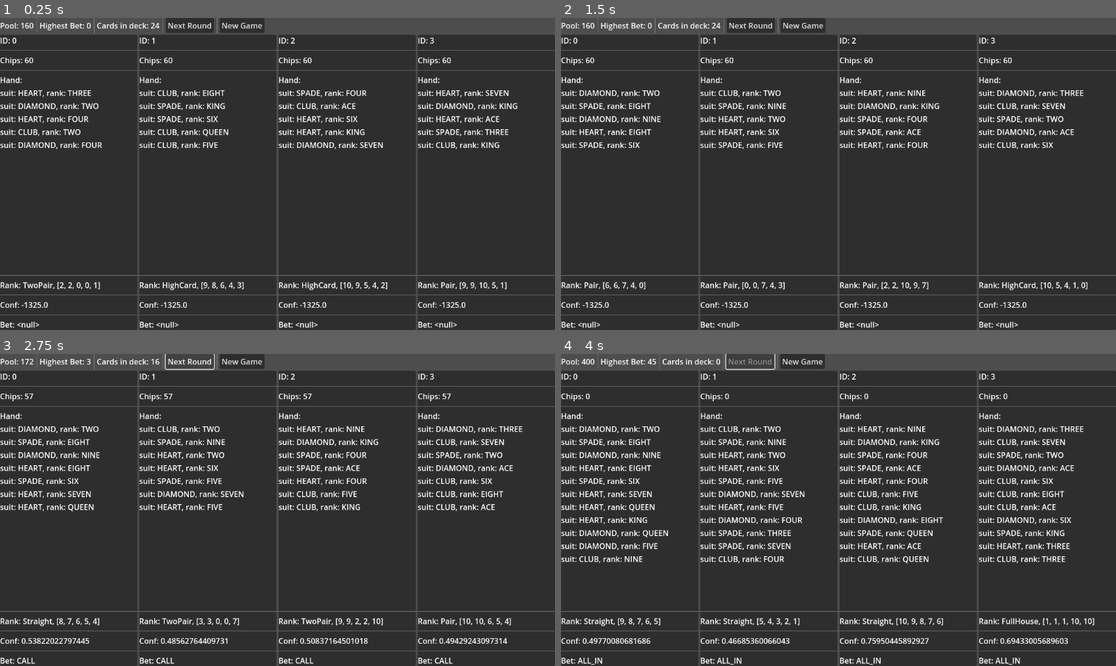
Above: before the commit, frames 1-4 (two rows, left to right).
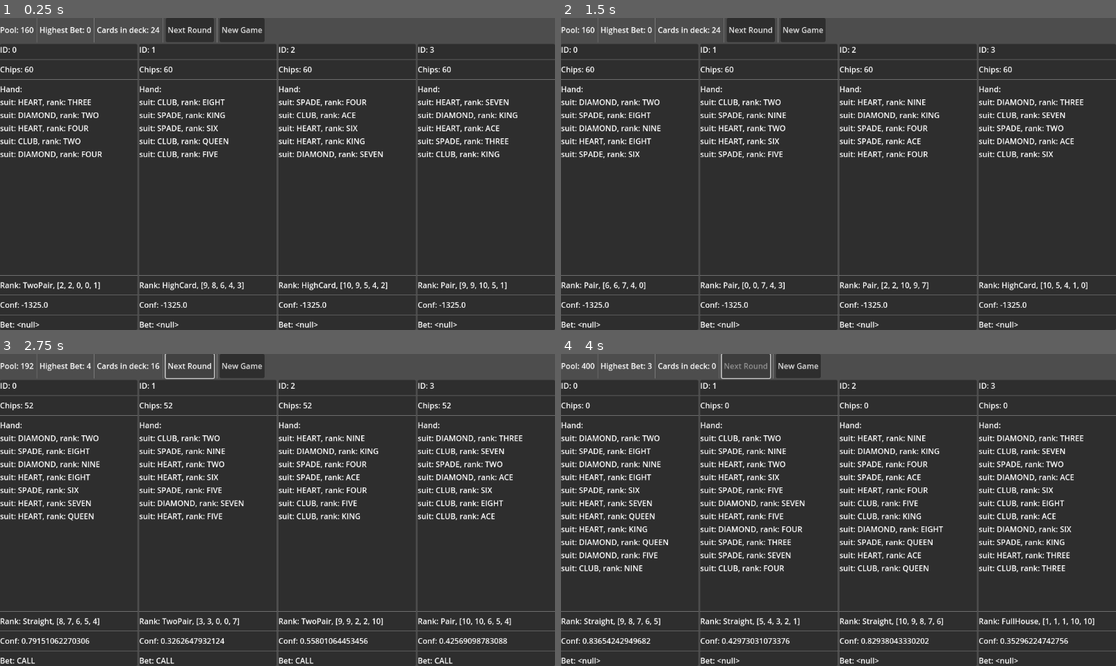
Above: after the commit, the same moments.

Repository: tofimega/ghost-poker
Game: Godot game, scene res://scenes/debug_frontend/debug_frontend.tscn
Same seed, same stepped clock (60 frames per second), same inputs: the game is played once before the commit and once after it.
Inputs:
- Up to frame 1 (0.25 s): no input
- Up to frame 2 (1.5 s): click "New Game" at 0.5 s; click "New Game" at 1.25 s
- Up to frame 3 (2.75 s): click "Next Round" at 2 s
- Up to frame 4 (4 s): click "Next Round" at 2.75 s; click "Next Round" at 3.5 s

The runs differ from the first frame. In frame 1, 11% of the frame differs, in the area x 0-100%, y 1-45%; in frame 2, 11%; in frame 3, 13%; in frame 4, 19%, in the area x 0-100%, y 0-100%.

Commit message:
user player skeleton

Diff:
--- a/project.godot
+++ b/project.godot
@@ -19,6 +19,7 @@
 
 PokerEngine="*res://scripts/poker_engine.gd"
 Logger="*res://scripts/logger.gd"
+FrontendManager="*res://scripts/frontend_manager.gd"
 
 [rendering]
 
--- a/scenes/debug_frontend/debug_frontend.gd
+++ b/scenes/debug_frontend/debug_frontend.gd
@@ -14,21 +14,24 @@
 
 func _ready():
 	PokerEngine.game_start.connect(func(): get_tree().reload_current_scene())
-	PokerEngine.game_over.connect(func(a,b): next_round.disabled=true)
+	PokerEngine.game_over.connect(func(a,b): next_round.disabled=true, CONNECT_DEFERRED)
+	PokerEngine.game_over.connect(func(a,b): _update(), CONNECT_DEFERRED)
+	PokerEngine.next_round.connect(func(): next_round.disabled=true, CONNECT_DEFERRED)
+	PokerEngine.round_over.connect(func(): next_round.disabled=false, CONNECT_DEFERRED)
+	PokerEngine.round_over.connect(_update, CONNECT_DEFERRED)
 
 	for i in PokerEngine.PLAYER_COUNT:
 		var player_status: PlayerStatus= PLAYER_STATUS.instantiate()
 		player_status.player_id=i
 		players.add_child(player_status)
+
+
+	_update()
+
+func _update():
 	pool.text="Pool: "+str(PokerEngine.pool)
 	deck.text="Cards in deck: "+str(PokerEngine.deck.size())
 	h_ighest_bet.text="Highest Bet: "+str(PokerEngine.highest_bet)
-	PokerEngine.next_round.connect(func():
-		pool.text="Pool: "+str(PokerEngine.pool)
-		deck.text="Cards in deck: "+str(PokerEngine.deck.size())
-		h_ighest_bet.text="Highest Bet: "+str(PokerEngine.highest_bet))
-
-
 
 func _on_button_pressed() -> void:
 	PokerEngine.start_next_round()
--- a/scenes/debug_frontend/debug_frontend.tscn
+++ b/scenes/debug_frontend/debug_frontend.tscn
@@ -13,6 +13,7 @@
 script = ExtResource("1_f0kku")
 
 [node name="HBoxContainer" type="HBoxContainer" parent="."]
+custom_minimum_size = Vector2(0, 50)
 layout_mode = 2
 
 [node name="Pool" type="Label" parent="HBoxContainer"]
--- a/scenes/debug_frontend/player_status/player_status.gd
+++ b/scenes/debug_frontend/player_status/player_status.gd
@@ -15,7 +15,7 @@
 
 func _ready():
 	player=PokerEngine.get_player(player_id)
-	PokerEngine.next_round.connect(_fetch_player_data, CONNECT_DEFERRED)
+	PokerEngine.round_over.connect(_fetch_player_data, CONNECT_DEFERRED)
 	PokerEngine.game_over.connect(func(a,b): _fetch_player_data(), CONNECT_DEFERRED)
 	_fetch_player_data()
 
--- /dev/null
+++ b/scenes/user_input/user_input.gd
@@ -0,0 +1,14 @@
+class_name UserInput
+extends Control
+
+signal user_bet(bet: PlayerController.Bet)
+
+
+var player_id: int
+
+var enabled: bool:
+	set(e):
+		enabled=e #TODO: enable/disable all ui elements
+
+#TODO: select bet type, amount via interface
+#TODO: bet and fold buttons
--- /dev/null
+++ b/scenes/user_input/user_input.tscn
@@ -0,0 +1,12 @@
+[gd_scene load_steps=2 format=3 uid="uid://n2sehur5a576"]
+
+[ext_resource type="Script" uid="uid://bc2fsea0bt042" path="res://scenes/user_input/user_input.gd" id="1_ikf2b"]
+
+[node name="UserInput" type="Control"]
+layout_mode = 3
+anchors_preset = 15
+anchor_right = 1.0
+anchor_bottom = 1.0
+grow_horizontal = 2
+grow_vertical = 2
+script = ExtResource("1_ikf2b")
--- /dev/null
+++ b/scripts/frontend_manager.gd
@@ -0,0 +1,17 @@
+extends Node
+
+
+
+
+signal user_player_added(id: int)
+
+var interfaces: Dictionary[int, UserInput]={} # player id, player Interface
+
+const UI_PACKED: PackedScene = preload("res://scenes/user_input/user_input.tscn")
+
+func add_user_player_interface(id: int) -> UserInput:
+	var player_input: UserInput = UI_PACKED.instantiate()
+	player_input.player_id=id
+#TODO: add it to screen
+	interfaces[id] = player_input
+	return player_input
--- a/scripts/player.gd
+++ b/scripts/player.gd
@@ -18,7 +18,6 @@
 var controller: PlayerController = PlayerController.new(self)
 
 
-
 func _notification(what: int) -> void:
 	match what:
 		NOTIFICATION_PREDELETE:
@@ -29,11 +28,11 @@
 
 
 @warning_ignore("shadowed_variable")
-func bet()-> PlayerController.Bet:
-	if !in_game: return null
-	var bet: PlayerController.Bet = controller.my_turn()
-	return bet
+func bet()-> void:
+	if !in_game: pass
+	controller.my_turn()
+
 
 func fold()->void:
 	in_game=false
-	PokerEngine.player_out.emit(self)
+	PokerEngine.player_out.emit(id)
--- a/scripts/player_controller/player_controller.gd
+++ b/scripts/player_controller/player_controller.gd
@@ -111,8 +111,8 @@
 var conf_last_turn: float = -1325
 
 var forced_all_in: bool = false
-func my_turn() -> Bet:
-	if player == null or !player.in_game: return null
+func my_turn() -> void:
+	if player == null or !player.in_game: pass
 	forced_all_in=false
 	Logger.log_text("PLAYER "+str(player.id)+"'S TURN!" + " (chips: "+str(player.chips)+")")
 	Logger.log_text(" ")
@@ -125,16 +125,16 @@
 	Logger.log_text("player "+str(player.id)+" considers going ALL IN... "+" (threshold: " + str(ALL_IN_THRESHOLD) + ")")
 	if confidence >= ALL_IN_THRESHOLD:
 		Logger.log_text("player "+str(player.id)+" goes ALL IN!")
-		return Bet.new(player.chips, Bet.Type.ALL_IN)
+		PokerEngine.player_bet.emit(player.id, Bet.new(player.chips, Bet.Type.ALL_IN))
 
 	if player.chips <= PokerEngine.highest_bet or player.chips==0:
 		Logger.log_text("player "+str(player.id)+" has insufficient chips, considering going ALL IN... "+ "(threshold: " + str(CALL_THRESHOLD*FORCED_ALL_IN_MULT) + ")")
 		if confidence >= CALL_THRESHOLD*FORCED_ALL_IN_MULT:
 			Logger.log_text("player "+str(player.id)+" goes ALL IN!")
 			forced_all_in=true
-			return Bet.new(player.chips, Bet.Type.ALL_IN)
+			PokerEngine.player_bet.emit(player.id, Bet.new(player.chips, Bet.Type.ALL_IN))
 		Logger.log_text("player "+str(player.id)+" FOLDS!")
-		return Bet.new(0, Bet.Type.FOLD)
+		PokerEngine.player_bet.emit(player.id, Bet.new(0, Bet.Type.FOLD))
 
 
 	Logger.log_text("player "+str(player.id)+" considers RAISING... "+" (threshold: " + str(RAISE_THRESHOLD) + ")")
@@ -145,17 +145,17 @@
 			Logger.log_text("player "+str(player.id)+"'s RAISE is more than all their chips, considering going ALL IN... "+ "(threshold: " + str(RAISE_THRESHOLD*FORCED_ALL_IN_MULT) + ")")
 			if confidence >= RAISE_THRESHOLD*FORCED_ALL_IN_MULT:
 				Logger.log_text("player "+str(player.id)+" goes ALL IN!")
-				return Bet.new(amount, Bet.Type.ALL_IN)
+				PokerEngine.player_bet.emit(player.id, Bet.new(amount, Bet.Type.ALL_IN))
 			Logger.log_text("player "+str(player.id)+" CALLS instead!")
-			return Bet.new(PokerEngine.highest_bet, Bet.Type.CALL)
+			PokerEngine.player_bet.emit(player.id, Bet.new(PokerEngine.highest_bet, Bet.Type.CALL))
 
 		Logger.log_text("player "+str(player.id)+" RAISES!")
-		return Bet.new(amount, Bet.Type.RAISE)
+		PokerEngine.player_bet.emit(player.id, Bet.new(amount, Bet.Type.RAISE))
 
 	Logger.log_text("player "+str(player.id)+" considers CALLING... "+" (threshold: " + str(CALL_THRESHOLD) + ")")
 	if confidence >= CALL_THRESHOLD:
 		Logger.log_text("player "+str(player.id)+" CALLS!")
-		return Bet.new(PokerEngine.highest_bet, Bet.Type.CALL)
+		PokerEngine.player_bet.emit(player.id, Bet.new(PokerEngine.highest_bet, Bet.Type.CALL))
 
 	Logger.log_text("player "+str(player.id)+" FOLDS!")
-	return Bet.new(0, Bet.Type.FOLD)
+	PokerEngine.player_bet.emit(player.id, Bet.new(0, Bet.Type.FOLD))
--- /dev/null
+++ b/scripts/player_controller/user_player_controller.gd
@@ -0,0 +1,20 @@
+class_name UserPlayerController
+extends PlayerController
+
+
+
+func _init(player: Player) -> void:
+	super(player)
+	FrontendManager.add_user_player_interface(player.id).user_bet.connect(_send_bet)
+
+
+
+func _send_bet(bet: PlayerController.Bet) -> PlayerController.Bet:
+
+	FrontendManager.interfaces[player.id].enabled=false
+	# send bet
+	PokerEngine.player_bet.emit(player.id, bet)
+	return bet
+
+func my_turn() -> void:
+	FrontendManager.interfaces[player.id].enabled=true
--- a/scripts/poker_engine.gd
+++ b/scripts/poker_engine.gd
@@ -11,10 +11,14 @@
 signal hand_dealt(player: Player)
 signal game_start
 signal next_round
+signal round_over
 signal deck_empty
 @warning_ignore("unused_signal")
-signal player_out(p: Player)
+signal player_out(p: int)
 signal game_over(result: GameState, winner)
+
+signal player_bet(p: int, bet: PlayerController.Bet)
+signal next_player(p: int)
 
 const PLAYER_COUNT: int = 4
 const STARING_HAND_SIZE: int = 5
@@ -32,11 +36,30 @@
 var game_state: GameState=GameState.CLOSED
 var current_turn: int=-1
 
+var current_player: int = -1
+var empty_deck_flag: bool=false
+
 func _ready()->void:
 	_init_game_state()
-	deck_empty.connect(showdown)
-
-
+	deck_empty.connect(func(): empty_deck_flag=true)
+	player_bet.connect(func (p: int, bet: PlayerController.Bet):
+		if p != current_player or !players[p].in_game: return
+		_handle_player_bet(p, bet)
+		_find_next_player()
+		_ask_next_player()
+
+
+		)
+
+func _find_next_player():
+	var id: int = current_player+1
+	id%=players.size()
+	var counter: int = 0
+	while !players[id].in_game and counter<players.size():
+		counter+=1
+		current_player+1
+		id%=players.size()
+	current_player=id
 
 func get_player(id: int)->Player:
 	return players[id]
@@ -100,28 +123,44 @@
 	player_bets.clear()
 	highest_bet = MINIMUM_BET
 	calls_this_turn = 0
-	Logger.log_text("CURRENT TURN: "+str(current_turn))
-
+	current_turn+=1
+	Logger.log_text("CURRENT TURN: " + str(current_turn))
+	Logger.log_text("CARDS IN DECK: "+ str(deck.size()))
+	Logger.log_text("CHIPS IN POOL: "+ str(pool))
+	next_round.emit()
 	for p in players.values():
 		if deck.size()==0: break
 		deal_cards(p, CARDS_PER_ROUND)
 
-
-	var counter: int=0
-	while calls_this_turn < current_player_count():
-		var ids: Array[int] = players.keys()
-		var id: int = counter % ids.size()
-		counter+=1
-		if current_player_count() <=1:
-			game_state=GameState.CONCLUSIVE
-			var winning_player: Player = players.values().filter(func(p: Player): return p.in_game)[0]
-			Logger.log_text("GAME OVER!")
-			Logger.log_text("WINNER: "+str(winning_player.id))
-			game_over.emit(GameState.CONCLUSIVE, winning_player)
-			return
-
-		var p: Player = players[id]
-		if !p.in_game: continue
+	_ask_next_player()
+
+
+
+
+var calls_this_turn: int=0
+
+func _ask_next_player():
+
+	if current_player_count() <= 1:
+		game_state=GameState.CONCLUSIVE
+		var winning_player: Player = players[current_player]
+		Logger.log_text("GAME OVER!")
+		Logger.log_text("WINNER: "+str(winning_player.id))
+		Logger.log_text("CARDS IN DECK: "+ str(deck.size()))
+		Logger.log_text("CHIPS IN POOL: "+ str(pool))
+		game_over.emit(GameState.CONCLUSIVE, winning_player)
+		return
+
+	if empty_deck_flag:
+		showdown()
+		return
+
+
+	#BUG: if first three players call in one turn, the fourth is never asked
+	if calls_this_turn < current_player_count()-1 or player_bets.size() < PLAYER_COUNT:
+
+		players[current_player].bet()
+		next_player.emit(current_player)
 		Logger.log_text("current highest bet: "+str(highest_bet))
 
 		var player_bets_text: Dictionary[int, String]
@@ -129,8 +168,7 @@
 		Logger.log_text("current player bets: "+str(player_bets_text))
 		Logger.log_text("players remaining: "+str(current_player_count()))
 		Logger.log_text(" ")
-		_handle_player_bet(id, p.bet())
-
+		return
 
 	Logger.log_text("final bet: "+str(highest_bet))
 	Logger.log_text(" ")
@@ -140,22 +178,26 @@
 		p.chips-=bet
 		pool+=bet
 
-	current_turn+=1
-	next_round.emit()
-
-var calls_this_turn: int=0
-
-#TODO: doesn't quite work
+	Logger.log_text("CARDS IN DECK: "+ str(deck.size()))
+	Logger.log_text("CHIPS IN POOL: "+ str(pool))
+	round_over.emit()
+
+
+
+
 func _handle_player_bet(id: int, bet: PlayerController.Bet)->void:
+
+	if bet.type == bet.Type.FOLD:
+		players[id].fold()
+		player_bets[id] = bet.type
+		return
+
+	if bet.amount <= highest_bet: calls_this_turn+=1
+	else: calls_this_turn = 0
+
 	player_bets[id] = bet.type
 	highest_bet=max(bet.amount, highest_bet)
 
-	if bet.type == bet.Type.FOLD:
-		players[id].fold()
-		return
-
-	if bet.type == bet.Type.CALL or (bet.type == bet.Type.ALL_IN and players[id].controller.forced_all_in): calls_this_turn+=1
-	else: calls_this_turn = 0
 
 
 func _clear_game_state()->void:
@@ -186,11 +228,13 @@
 	for i in Card.Suit.size():
 		for j in Card.Rank.size():
 			deck.append(Card.new(i,j))
+	empty_deck_flag=false
 	Logger.log_text("Deck created")
 	deck.shuffle()
 	Logger.log_text("Deck shuffled")
 	for i in PLAYER_COUNT:
 		players[i]=Player.new()
+	current_player = 0
 	Logger.log_text("Players created")
 	pool=0
 	Logger.log_text("Pool initialized")
Not shown, added: scenes/user_input/user_input.gd.uid
Not shown, added: scripts/frontend_manager.gd.uid
Not shown, added: scripts/player_controller/user_player_controller.gd.uid
